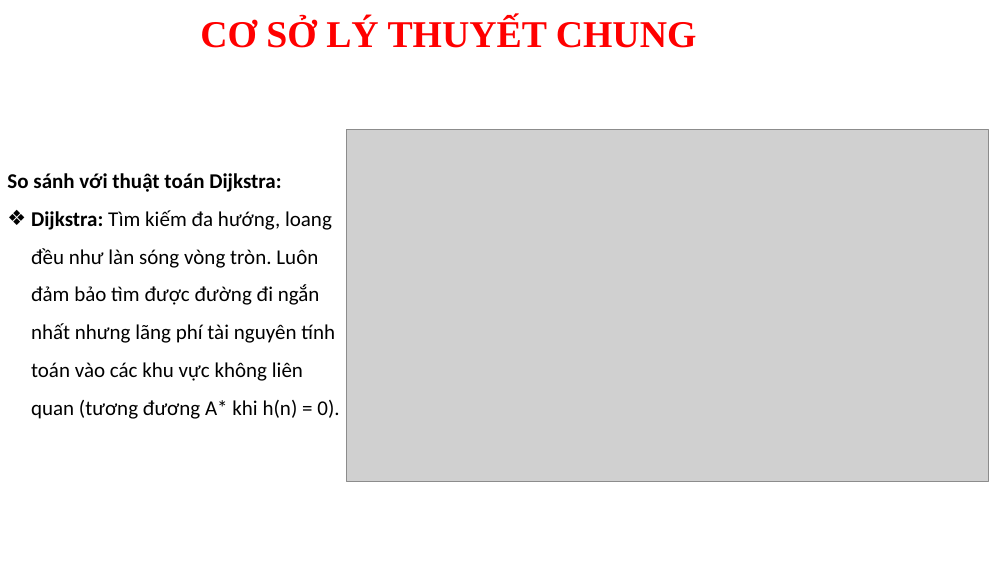
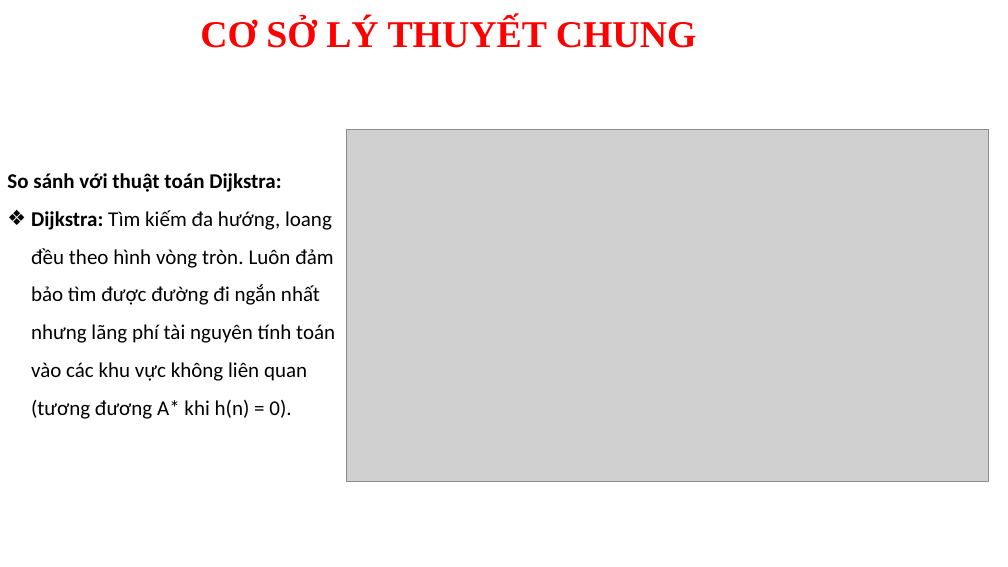
Before and after one commit to NhatThanh115/tn-da22tta-110122017-maitranthanhnhat-bandosodhtv, a slide deck: slide 6 of docs/Mai Trần Thanh Nhật - Khóa luận.pptx. Drawn at 1008x567 pixels with LibreOffice and Linux fonts; fonts in the diff are those of the drawing; grey boxes stand for pictures; background and template pictures are left out. Boxes give left, top, right and bottom in pixels: in the first picture for what was removed or moved away, otherwise in the second. Text is boxed around its words. In the diff, an @@ line names an element or a change of style, - is before the commit and + after.

```diff
--- a/docs/Mai Trần Thanh Nhật - Khóa luận.pptx
+++ b/docs/Mai Trần Thanh Nhật - Khóa luận.pptx
@@ text at [31,210,335,419]: text changed @@
-  ❖ Dijkstra: Tìm kiếm đa hướng, loang đều như làn sóng vòng tròn. Luôn đảm bảo tìm được đường đi ngắn nhất nhưng lãng phí tài nguyên tính toán vào các khu vực không liên quan (tương đương A* khi h(n) = 0).
+  ❖ Dijkstra: Tìm kiếm đa hướng, loang đều theo hình vòng tròn. Luôn đảm bảo tìm được đường đi ngắn nhất nhưng lãng phí tài nguyên tính toán vào các khu vực không liên quan (tương đương A* khi h(n) = 0).
```
Also in this commit, not shown: 8 other slides changed, 2 slides removed, 16 other files.
